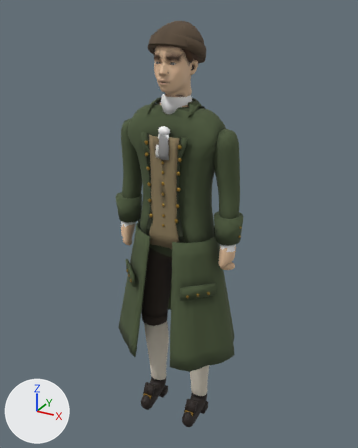
An edit to the glTF model reckoning/models/brother.glb, drawn before and after from the same camera.
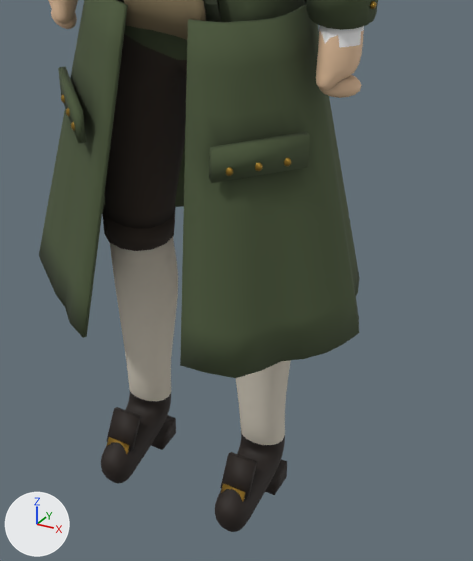
There are two pictures of each version: one whole from a 50 mm camera at (0.931, -1.674, 1.828) aimed at (-0.011, 0.039, 0.972), one close up on the part from 29% to 77% of the width and 52% to 98% of the height. The axes (+X, +Y, +Z) are drawn at lower left. The lights are the same throughout. The first two pictures are the older version. Vertices at exactly the same position are counted once.

In view in the first close-up: 'brother_body', 'brother_coat', 'brother_leather', 'brother_legs', 'brother_metal', 'brother_vest'.
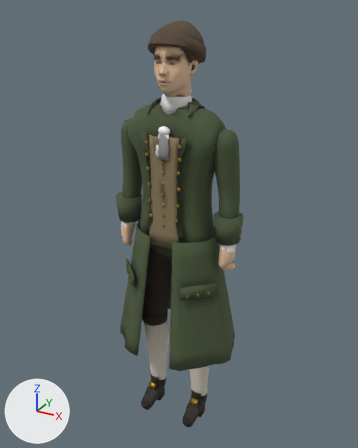
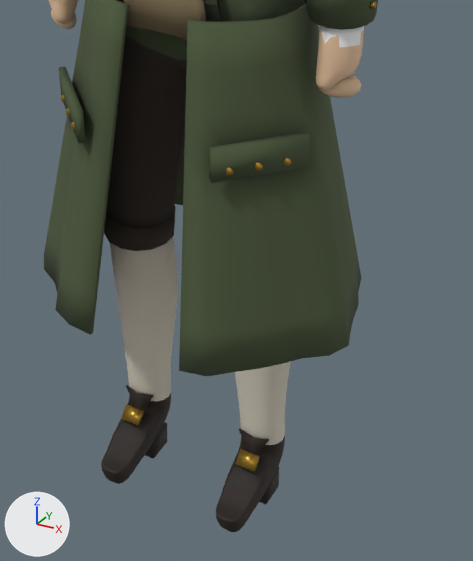
Patch to the scene script:
```diff
--- a/reckoning/models/brother.glb.py
+++ b/reckoning/models/brother.glb.py
@@ me_brother_body @@
 me_brother_body.from_pydata(...)  # 3394 vertices, 6768 faces; spans x -0.27..0.27, y -0.13..0.1, z 0.01..1.53
 # used by ob_brother_body; location = (0.0, 0.0, 0.0)
+# me_brother_body part 1: 76 of the vertices in x -0.14..0.14, y -0.13..-0.05, z 0.06..0.1 are scaled about their middle by (0.996, 1, 0.566), then moved by (0.0, 0.0, -0.02)
 me_brother_body.materials.append(mat_brother_skin)
@@ me_brother_coat @@
 # used by ob_brother_coat; location = (0.0, 0.0, 0.0)
-me_brother_coat.from_pydata(...)  # 974 vertices, 1912 faces; spans x -0.293..0.293, y -0.226..0.232, z 0.42..1.505
+me_brother_coat.from_pydata(...)  # 974 vertices, 1912 faces; spans x -0.293..0.293, y -0.22..0.234, z 0.42..1.505
+# me_brother_coat part 2: 579 of 974 vertices moved; they spanned x -0.281..0.291, y -0.226..0.232, z 0.42..0.971 and now span x -0.285..0.289, y -0.22..0.234, z 0.42..0.971; mean shift (0.0, 0.0, 0.0); largest move (-0.261, -0.004, 0.42) -> (-0.278, -0.005, 0.42)
 me_brother_coat.materials.append(mat_brother_coat)
@@ me_brother_leather @@
 # used by ob_brother_leather; location = (0.0, 0.0, 0.0)
-me_brother_leather.from_pydata(...)  # 32 vertices, 48 faces; spans x -0.143..0.143, y -0.095..0.06, z 0.0..0.134
+me_brother_leather.from_pydata(...)  # 52 vertices, 88 faces; spans x -0.144..0.144, y -0.055..0.033, z 0.0..0.149
+# me_brother_leather part 3: a new loose piece, a box spanning x -0.14..-0.09, y -0.017..0.033, z 0.0..0.044, in mat_brother_leather
+# me_brother_leather part 4: a new loose piece, a box spanning x 0.09..0.14, y -0.017..0.033, z 0.0..0.044, in mat_brother_leather
+# me_brother_leather part 5: a new loose piece of 18 vertices spanning x -0.144..-0.086, y -0.055..-0.016, z 0.097..0.149, in mat_brother_leather
+# me_brother_leather part 6: a new loose piece of 18 vertices spanning x 0.086..0.144, y -0.055..-0.016, z 0.097..0.149, in mat_brother_leather
+# me_brother_leather part 7: the loose piece of 8 vertices spanning x -0.143..-0.087, y 0.01..0.06, z 0.0..0.036 is deleted
+# me_brother_leather part 8: the loose piece of 8 vertices spanning x -0.14..-0.09, y -0.095..-0.055, z 0.076..0.134 is deleted
+# me_brother_leather part 9: the loose piece of 8 vertices spanning x 0.087..0.143, y 0.01..0.06, z 0.0..0.036 is deleted
+# me_brother_leather part 10: the loose piece of 8 vertices spanning x 0.09..0.14, y -0.095..-0.055, z 0.076..0.134 is deleted
 me_brother_leather.materials.append(mat_brother_leather)
@@ me_brother_metal @@
 # used by ob_brother_metal; location = (0.0, 0.0, 0.0)
-me_brother_metal.from_pydata(...)  # 1030 vertices, 1920 faces; spans x -0.292..0.292, y -0.161..-0.006, z 0.061..1.362
+me_brother_metal.from_pydata(...)  # 1030 vertices, 1920 faces; spans x -0.292..0.292, y -0.161..-0.006, z 0.101..1.362
+# me_brother_metal part 11: the loose piece of 8 vertices spanning x -0.136..-0.094, y -0.107..-0.085, z 0.061..0.091 is turned -14.3 degrees about the x axis through its middle and scaled by 0.858, then moved by (-0.001, 0.052, 0.036)
+# me_brother_metal part 12: the loose piece of 8 vertices spanning x 0.094..0.136, y -0.107..-0.085, z 0.061..0.091 is turned -14.3 degrees about the x axis through its middle and scaled by 0.858, then moved by (0.001, 0.052, 0.036)
 me_brother_metal.materials.append(mat_brother_metal)
```

Location of each change, [x1, y1, x2, y2] in pixels of the close-ups (473 x 561 px; the box of a moved part takes in the faces that stretch with it):
'brother_coat', reshaped
    before: [39, 0, 378, 378]
    after: [44, 0, 378, 377]
'brother_leather', reshaped (13% narrower, 30% taller)
    before: [106, 407, 287, 499]
    after: [122, 385, 279, 505]
'brother_metal', reshaped
    before: [61, 1, 377, 502]
    after: [61, 1, 377, 472]
part 1 of me_brother_body, moved or reshaped
    before: [101, 424, 265, 522]
    after: [101, 419, 265, 523]
part 2 of me_brother_coat, moved or reshaped
    before: [39, 0, 359, 378]
    after: [44, 0, 361, 377]
part 3 of me_brother_leather, added
    after: [145, 422, 167, 459]
part 4 of me_brother_leather, added
    after: [259, 467, 279, 505]
part 5 of me_brother_leather, added
    after: [122, 385, 154, 427]
part 6 of me_brother_leather, added
    after: [237, 429, 269, 473]
part 7 of me_brother_leather, deleted
    before: [151, 415, 176, 450]
part 8 of me_brother_leather, deleted
    before: [106, 407, 141, 451]
part 9 of me_brother_leather, deleted
    before: [265, 459, 287, 495]
part 10 of me_brother_leather, deleted
    before: [220, 452, 257, 499]
part 11 of me_brother_metal, moved or reshaped
    before: [106, 437, 129, 454]
    after: [121, 404, 144, 425]
part 12 of me_brother_metal, moved or reshaped
    before: [221, 483, 246, 502]
    after: [236, 449, 260, 472]
